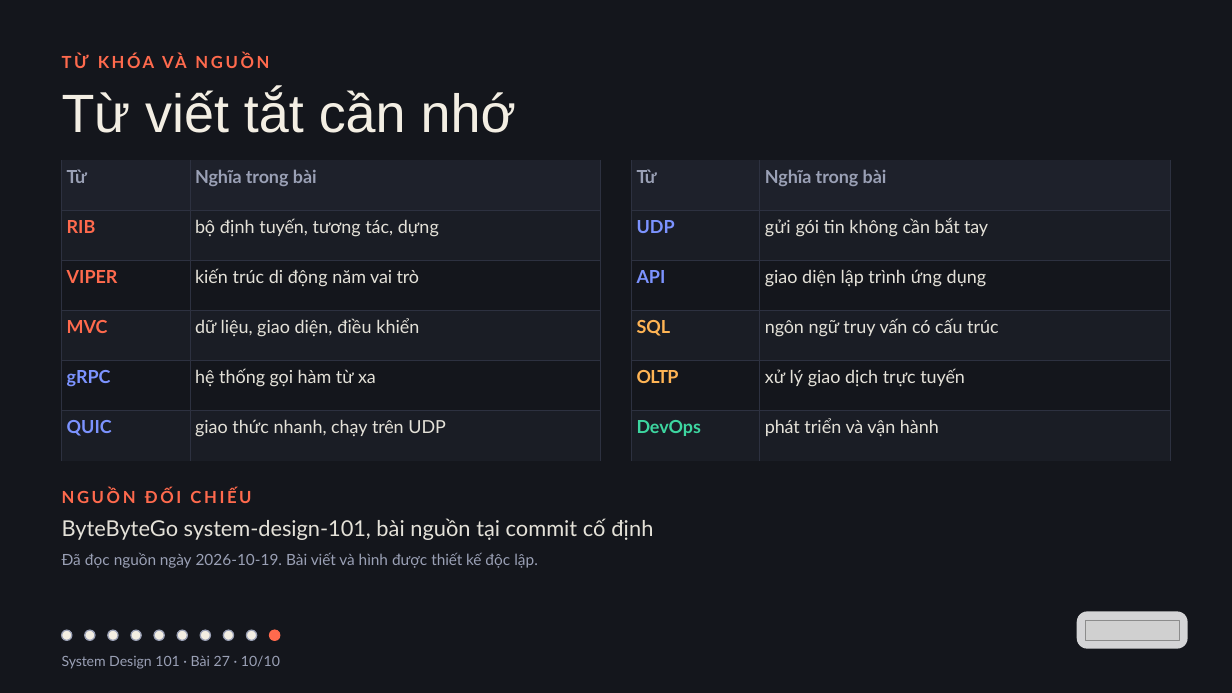
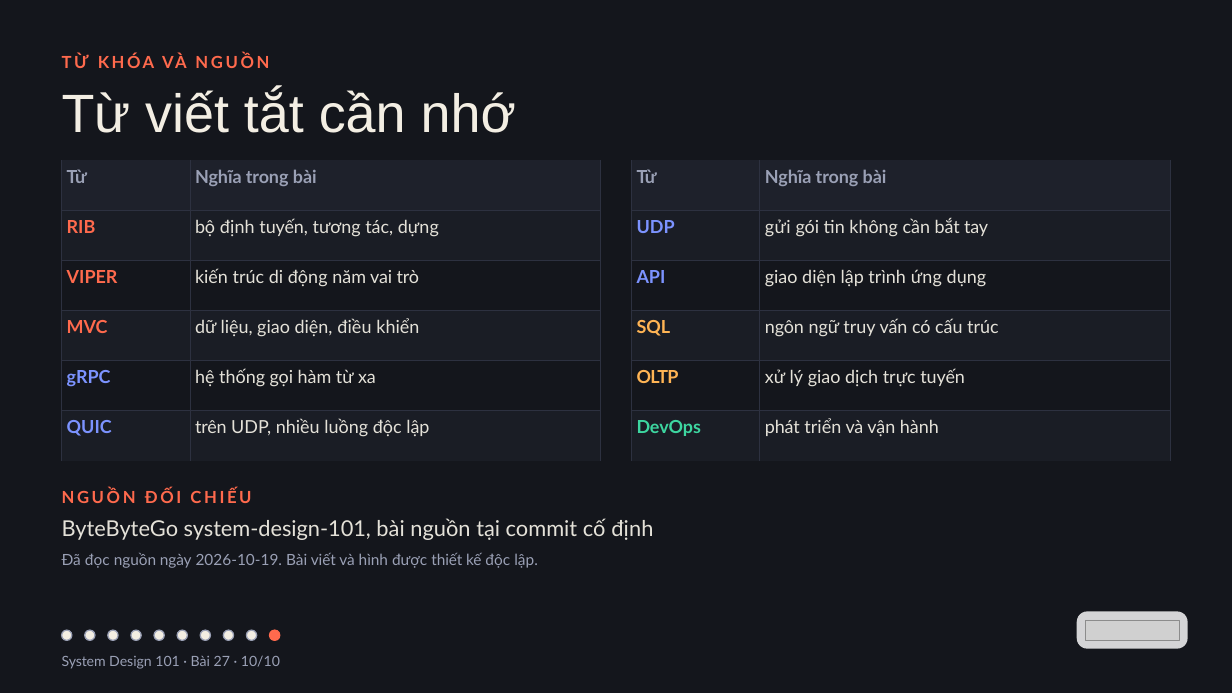
Before and after one commit to vohoailinh90/tool-marketing-studio, a slide deck: slide 10 of system-design-101/vi/lessons/sd-02-027/slides/sd-02-027.pptx. Drawn at 1232x693 pixels with LibreOffice and Linux fonts; fonts in the diff are those of the drawing; grey boxes stand for pictures. Boxes give left, top, right and bottom in pixels: in the first picture for what was removed or moved away, otherwise in the second. Text is boxed around its words. In the diff, an @@ line names an element or a change of style, - is before the commit and + after.

```diff
--- a/system-design-101/vi/lessons/sd-02-027/slides/sd-02-027.pptx
+++ b/system-design-101/vi/lessons/sd-02-027/slides/sd-02-027.pptx
@@ table at (x1=62, y1=160, x2=601, y2=441) @@
-row 6, column 2: giao thức nhanh, chạy trên UDP
+row 6, column 2: trên UDP, nhiều luồng độc lập
```
Also in this commit, not shown: 1 other file.
